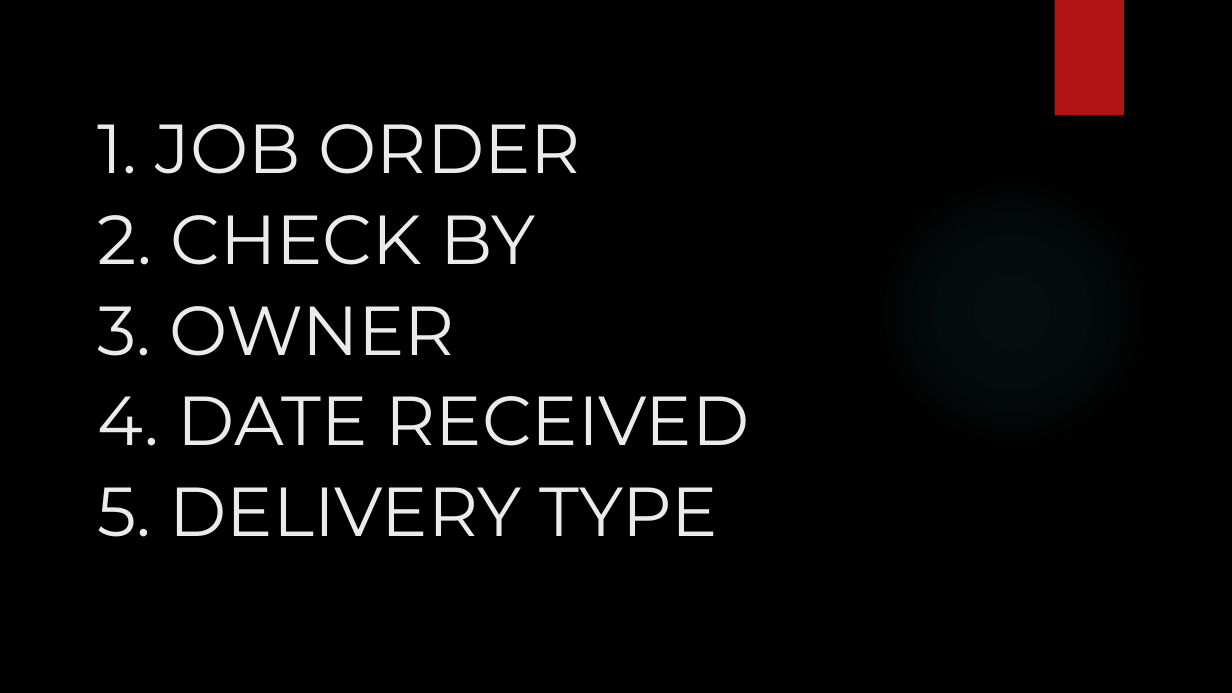
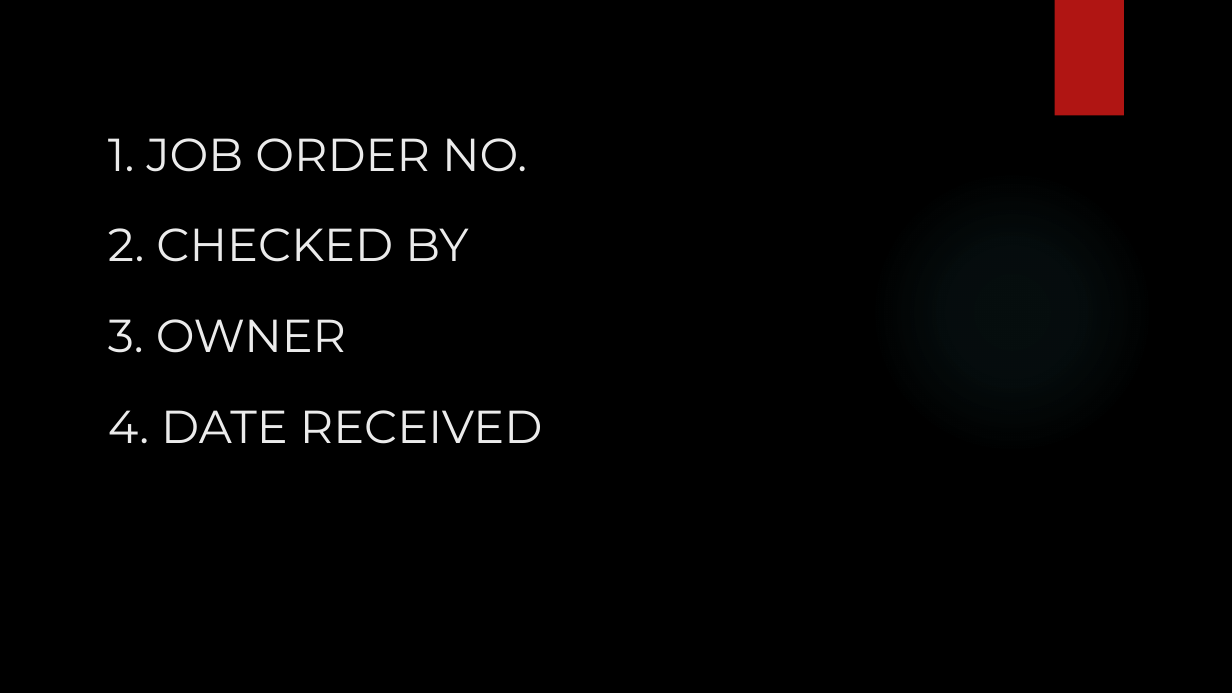
Before and after one commit to itsC0ffee/Goldrich-Repository, a slide deck: slide 2 of BONDED WAREHOUSE UDF.pptx. Drawn at 1232x693 pixels with LibreOffice and Linux fonts; fonts in the diff are those of the drawing; background and template pictures are left out. Boxes give left, top, right and bottom in pixels: in the first picture for what was removed or moved away, otherwise in the second. Text is boxed around its words. In the diff, an @@ line names an element or a change of style, - is before the commit and + after.

```diff
--- a/BONDED WAREHOUSE UDF.pptx
+++ b/BONDED WAREHOUSE UDF.pptx
@@ title at (108,138,527,172): text changed; size 54 to 36 pt @@
-1. JOB ORDER
+1. JOB ORDER NO.
@@ text at (108,228,468,262): text changed; size 54 to 36 pt @@
-2. CHECK BY
+2. CHECKED BY
@@ text "3. OWNER": place and size @@
-text "3. OWNER" at (98,306,455,356)
+text "3. OWNER" at (108,319,346,353)
@@ text "3. OWNER" at (108,319,346,353): size 54 to 36 pt @@
@@ text "4. DATE RECEIVED" at (108,410,543,444): size 54 to 36 pt @@
@@ text "4. DATE RECEIVED": place and size @@
-text "4. DATE RECEIVED" at (98,396,750,446)
+text "4. DATE RECEIVED" at (108,410,543,444)
@@ text removed at (98,487,718,537) @@
-5. DELIVERY TYPE
```
Also in this commit, not shown: 4 slides added, 2 slides removed, 1 other file.
